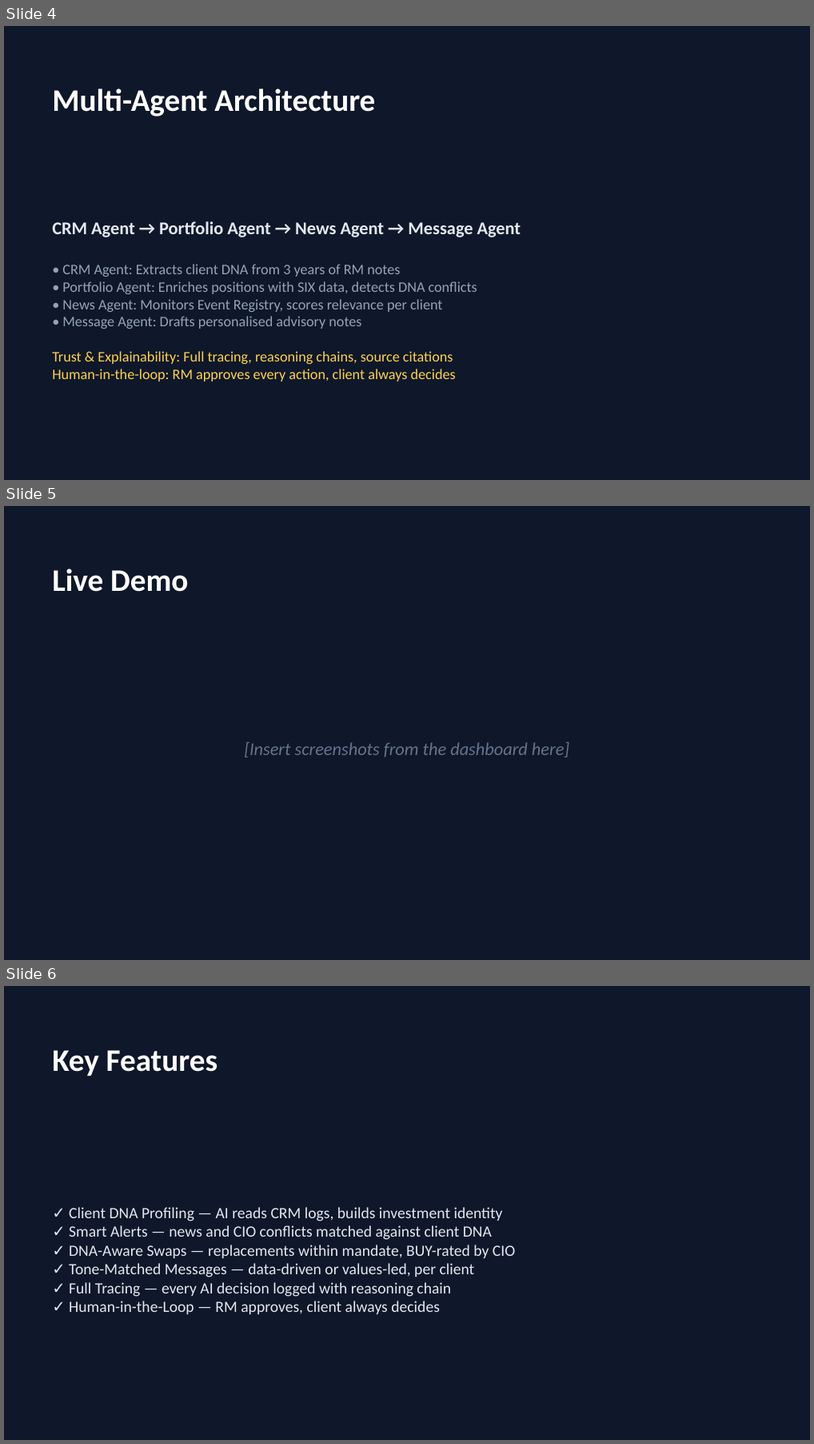
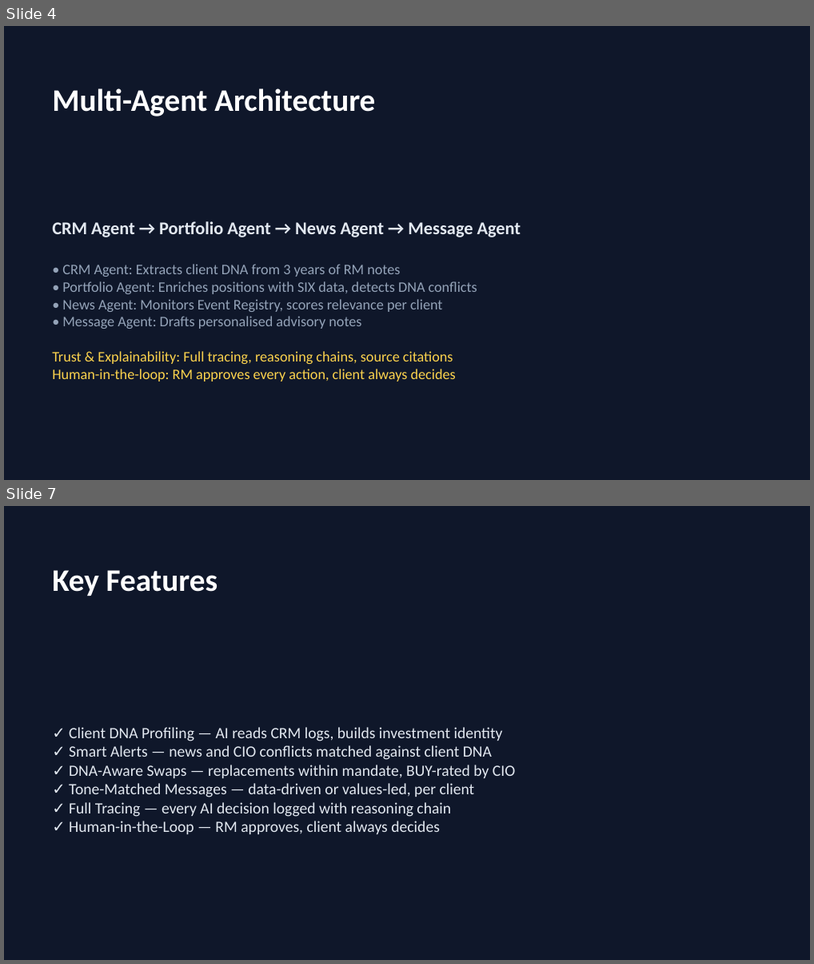
Before and after one commit to bggoranoff/swisshacks, a slide deck: output/presentation.pptx. Shown one above the other, each under a label of ours: slides 4, 5 and 6 before the commit, slides 4 and 7 after it; the slides between them are not shown. The pictures are 814x1444 and 814x964 pixels, drawn with LibreOffice and Linux fonts; fonts in the diff are those of the drawing. Boxes give left, top, right and bottom in pixels: in the first picture for what was removed or moved away, otherwise in the second. Text is boxed around its words. In the diff, an @@ line names an element or a change of style, - is before the commit and + after.

```diff
--- a/output/presentation.pptx
+++ b/output/presentation.pptx
@@ slide 5 removed at [4, 506, 810, 960], background #0F172A @@
@@ text removed at [52, 568, 188, 592] @@
-Live Demo
@@ text removed at [244, 742, 570, 757] @@
-[Insert screenshots from the dashboard here]
@@ what was slide 6 is now slide 7 @@
```
Also in this commit, not shown: 4 slides added, 5 other files.
